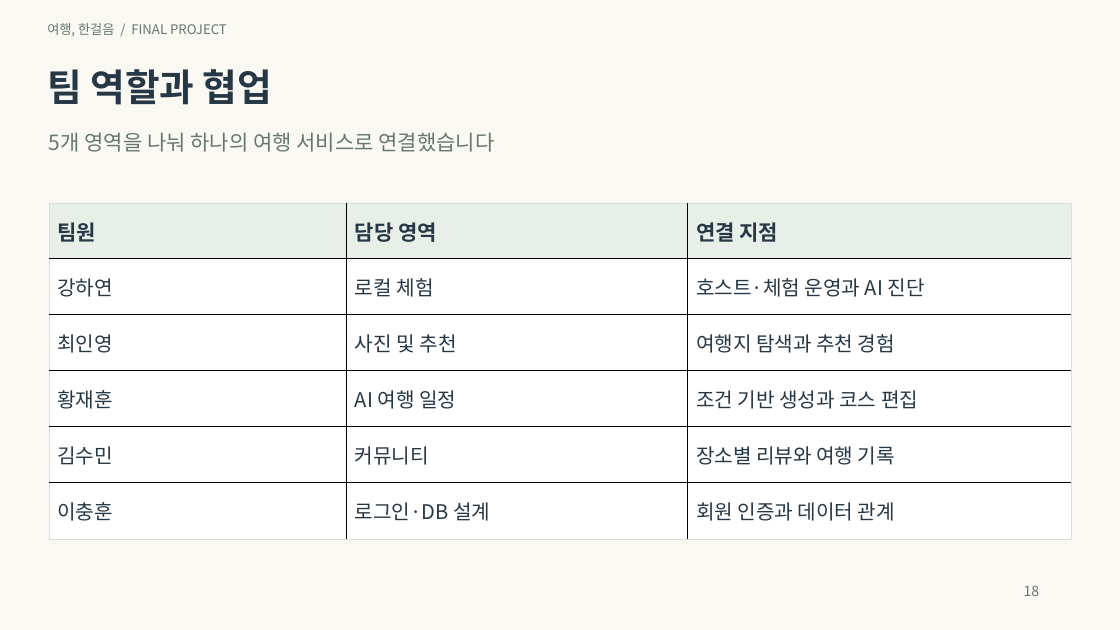
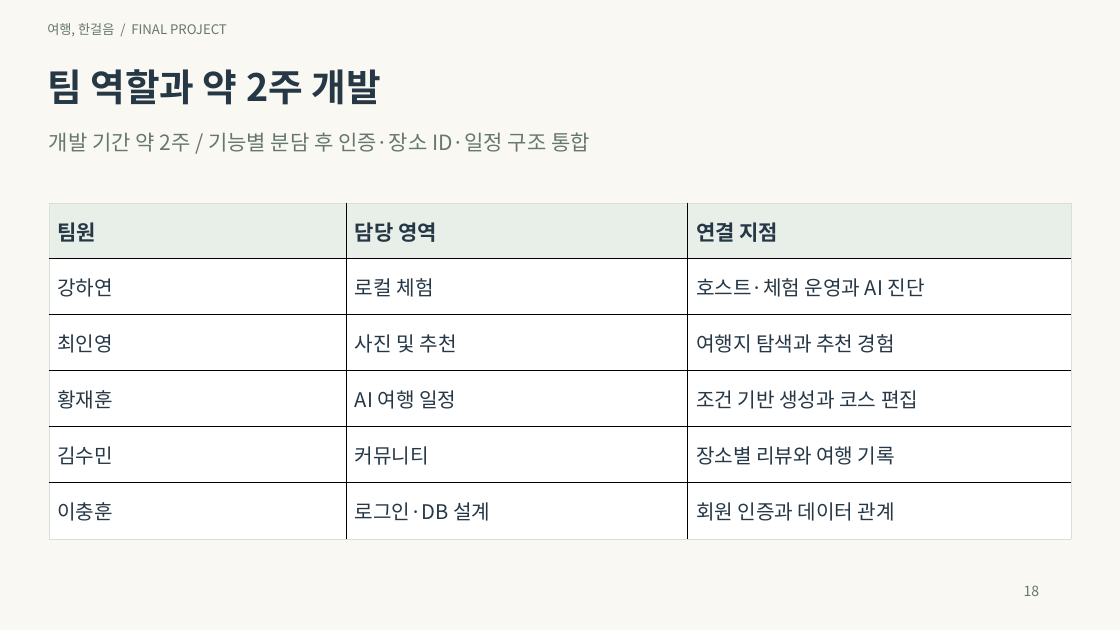
Before and after one commit to inyoung7-lab/AI-Travel-Planner, a slide deck: slide 18 of deliverables/final-project-20261025/04_프로젝트_기획발표.pptx. Drawn at 1120x630 pixels with LibreOffice and Linux fonts; fonts in the diff are those of the drawing. Boxes give left, top, right and bottom in pixels: in the first picture for what was removed or moved away, otherwise in the second. Text is boxed around its words. In the diff, an @@ line names an element or a change of style, - is before the commit and + after.

```diff
--- a/deliverables/final-project-20261025/04_프로젝트_기획발표.pptx
+++ b/deliverables/final-project-20261025/04_프로젝트_기획발표.pptx
@@ text at (47, 69, 381, 105): text changed @@
-팀 역할과 협업
+팀 역할과 약 2주 개발
@@ text at (49, 132, 590, 152): text changed @@
-5개 영역을 나눠 하나의 여행 서비스로 연결했습니다
+개발 기간 약 2주 / 기능별 분담 후 인증·장소 ID·일정 구조 통합
```
Also in this commit, not shown: 14 other slides changed, 1 slide added, 1 slide removed, 6 other files.
